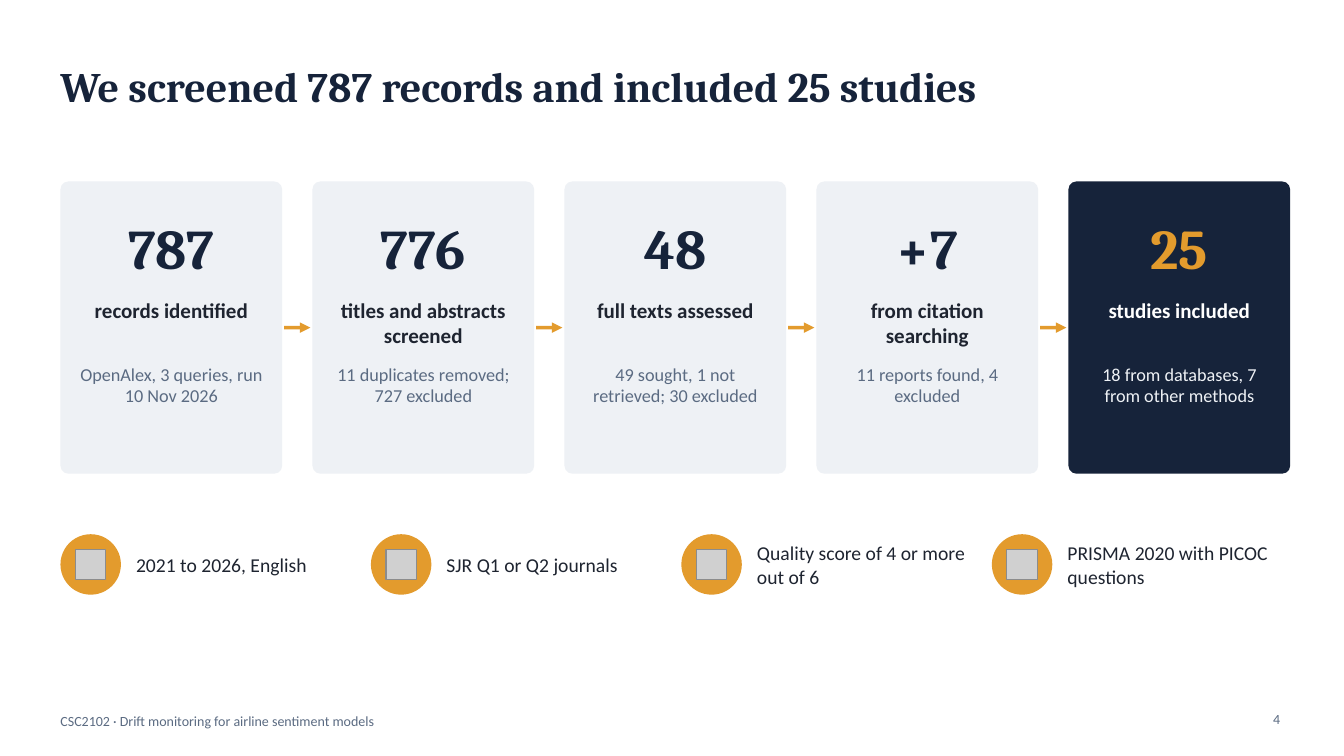
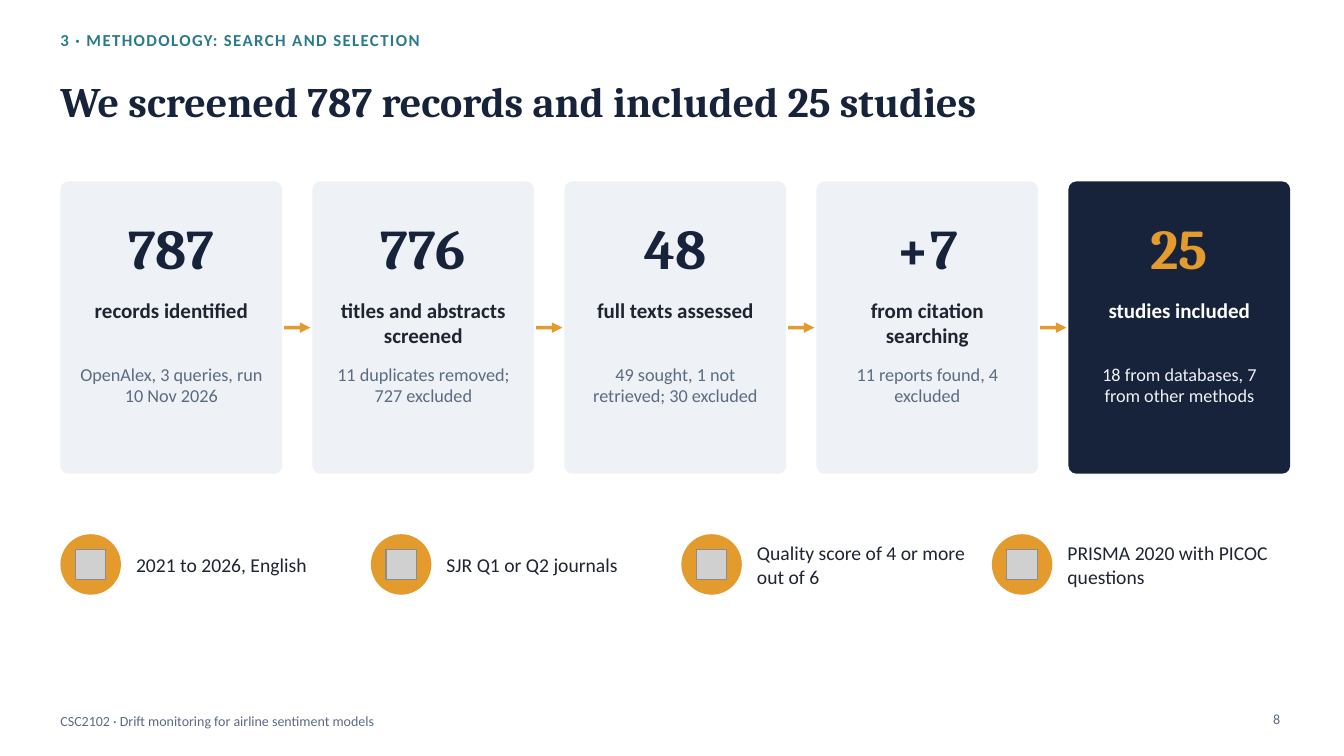
Before and after one commit to asimindxb2004-boop/csc2102-dcdm-slr, a slide deck: slide 8 of 2_Presentation/CSC2102_SLR_Presentation.pptx (slide 4 before the commit). Drawn at 1344x756 pixels with LibreOffice and Linux fonts; fonts in the diff are those of the drawing; grey boxes stand for pictures. Boxes give left, top, right and bottom in pixels: in the first picture for what was removed or moved away, otherwise in the second. Text is boxed around its words. In the diff, an @@ line names an element or a change of style, - is before the commit and + after.

```diff
--- a/2_Presentation/CSC2102_SLR_Presentation.pptx
+++ b/2_Presentation/CSC2102_SLR_Presentation.pptx
@@ text added at [60, 35, 419, 46], 12 pt, text #2B7A8C, bold @@
+3 · METHODOLOGY: SEARCH AND SELECTION
@@ title "We screened 787 records and ...": place and size @@
-title "We screened 787 records and ..." at [60, 73, 977, 103]
+title "We screened 787 records and ..." at [60, 88, 977, 118]
@@ page number at [1273, 714, 1280, 724]: text changed @@
-4
+8
```
Also in this commit, not shown: 13 other slides changed, 6 slides added.
